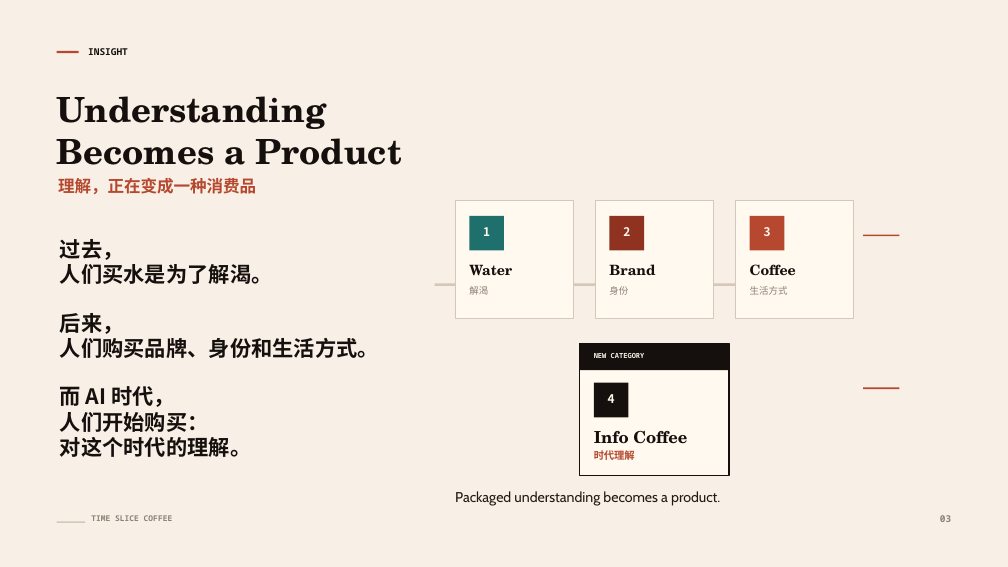
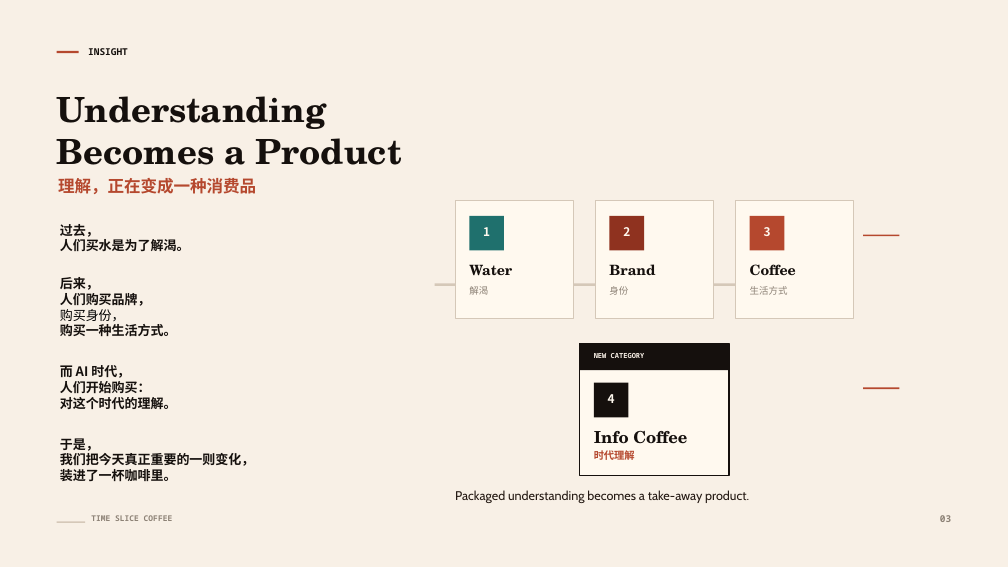
Before and after one commit to AcngAcng/qingsong-time-slice-coffee, a slide deck: slide 3 of pitch-deck/Time_Slice_Coffee_Hackathon_Pitch_Deck.pptx. Drawn at 1008x567 pixels with LibreOffice and Linux fonts; fonts in the diff are those of the drawing. Boxes give left, top, right and bottom in pixels: in the first picture for what was removed or moved away, otherwise in the second. Text is boxed around its words. In the diff, an @@ line names an element or a change of style, - is before the commit and + after.

```diff
--- a/pitch-deck/Time_Slice_Coffee_Hackathon_Pitch_Deck.pptx
+++ b/pitch-deck/Time_Slice_Coffee_Hackathon_Pitch_Deck.pptx
@@ text at box(60, 224, 190, 409): size 20.2 to 12.4 pt in "过去，", "人们买水是为了解渴。", "后来，", "而 AI 时代，" and 2 more places @@
@@ text "过去，": place and size @@
-text "过去，" at box(60, 239, 379, 457)
+text "过去，" at box(60, 224, 255, 482)
@@ text at box(60, 293, 177, 336): text changed; size 20.2 to 12.4 pt @@
-人们购买品牌、身份和生活方式。
+人们购买品牌，
+购买身份，
+购买一种生活方式。
@@ text at box(60, 438, 255, 482): paragraphs added @@
+于是，
+我们把今天真正重要的一则变化，
+装进了一杯咖啡里。
@@ text at box(455, 490, 749, 503): text changed; size 13.5 to 12 pt @@
-Packaged understanding becomes a product.
+Packaged understanding becomes a take-away product.
```
Also in this commit, not shown: 7 other slides changed, 18 other files.
